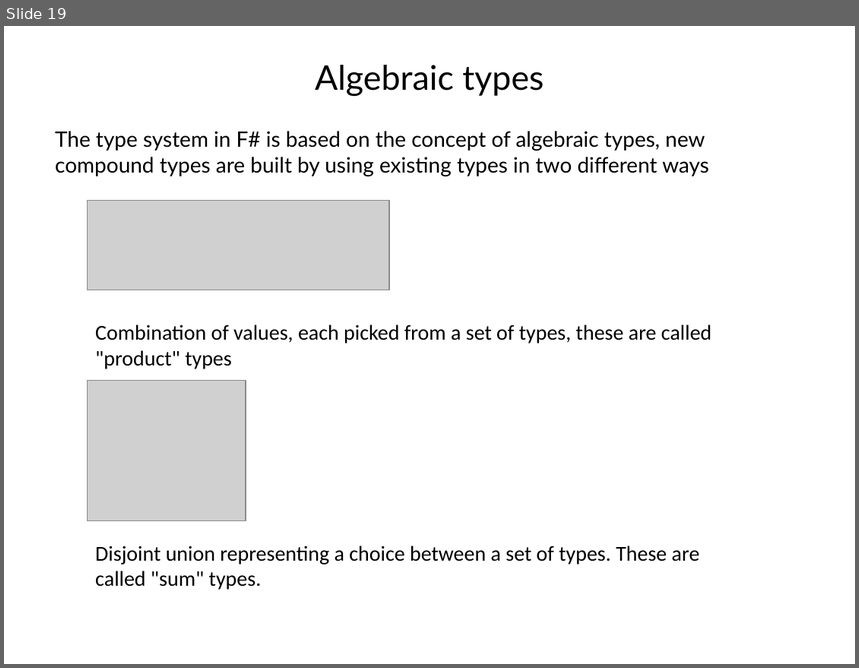
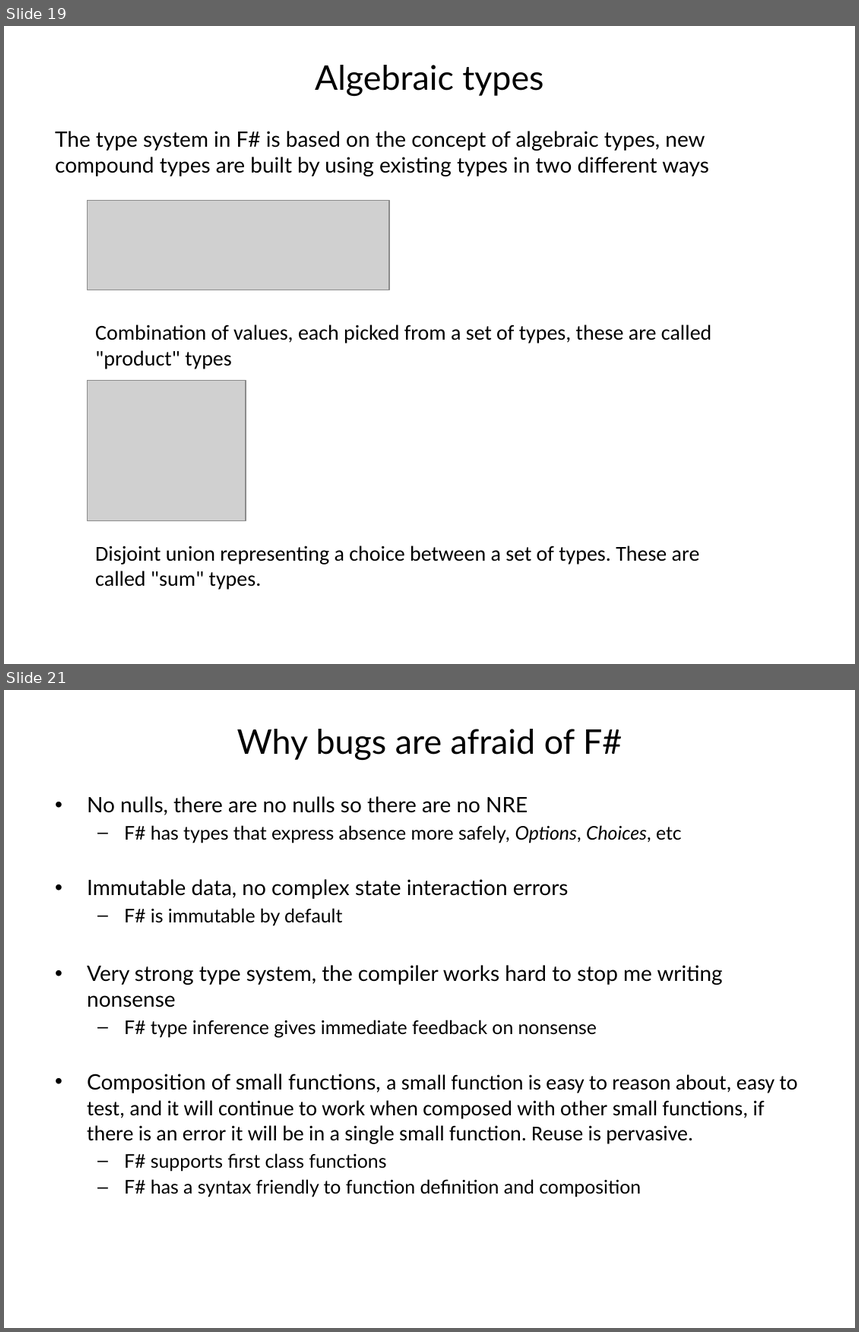
Before and after one commit to vba/presentations, a slide deck: fsharp/part1/presentation.pptx. Shown one above the other, each under a label of ours: slide 19 before the commit, slides 19 and 21 after it; the slides between them are not shown. The pictures are 859x668 and 859x1332 pixels, drawn with LibreOffice and Linux fonts; fonts in the diff are those of the drawing; grey boxes stand for pictures. Boxes give left, top, right and bottom in pixels: in the first picture for what was removed or moved away, otherwise in the second. Text is boxed around its words. In the diff, an @@ line names an element or a change of style, - is before the commit and + after.

```diff
--- a/fsharp/part1/presentation.pptx
+++ b/fsharp/part1/presentation.pptx
@@ slide 21 added at (4, 690, 855, 1328), background #FFFFFF @@
@@ title added at (237, 729, 622, 761), 28.8 pt, text #000000 @@
+Why bugs are afraid of F#
@@ text added at (87, 796, 798, 1198), 18 pt, text #000000 @@
+• No nulls, there are no nulls so there are no NRE
+  – F# has types that express absence more safely, Options, Choices, etc
+• Immutable data, no complex state interaction errors
+  – F# is immutable by default
+• Very strong type system, the compiler works hard to stop me writing nonsense
+  – F# type inference gives immediate feedback on nonsense
+• Composition of small functions, a small function is easy to reason about, easy to test, and it will continue to work when composed with other small functions, if there is an error it will be in a single small function. Reuse is pervasive.
+  – F# supports first class functions
+  – F# has a syntax friendly to function definition and composition
```
Also in this commit, not shown: 1 slide changed, 2 other slides added.
